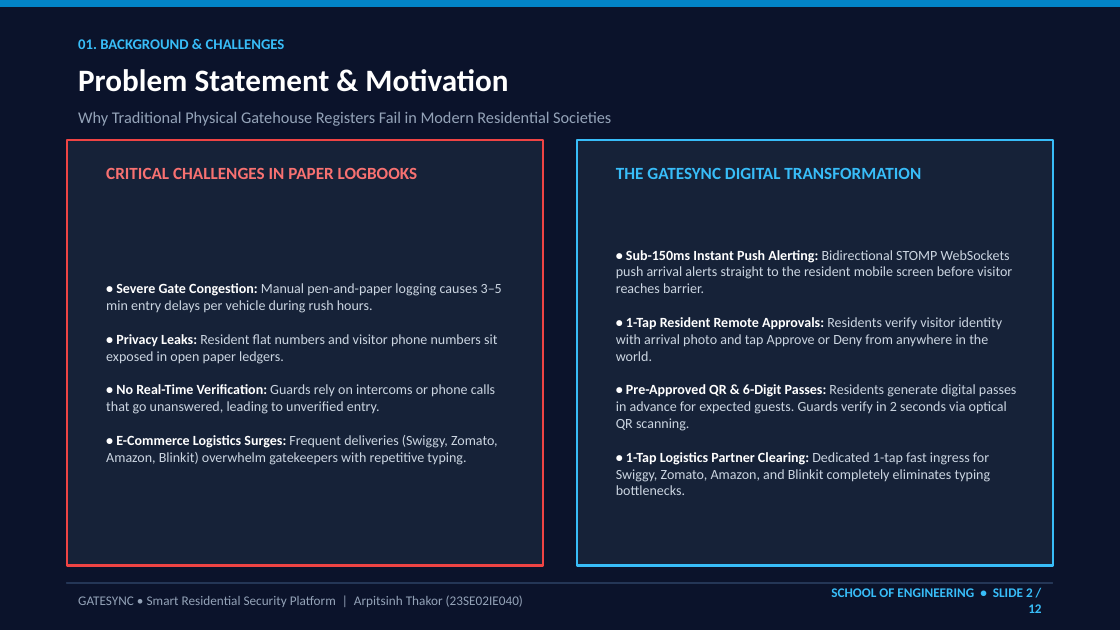
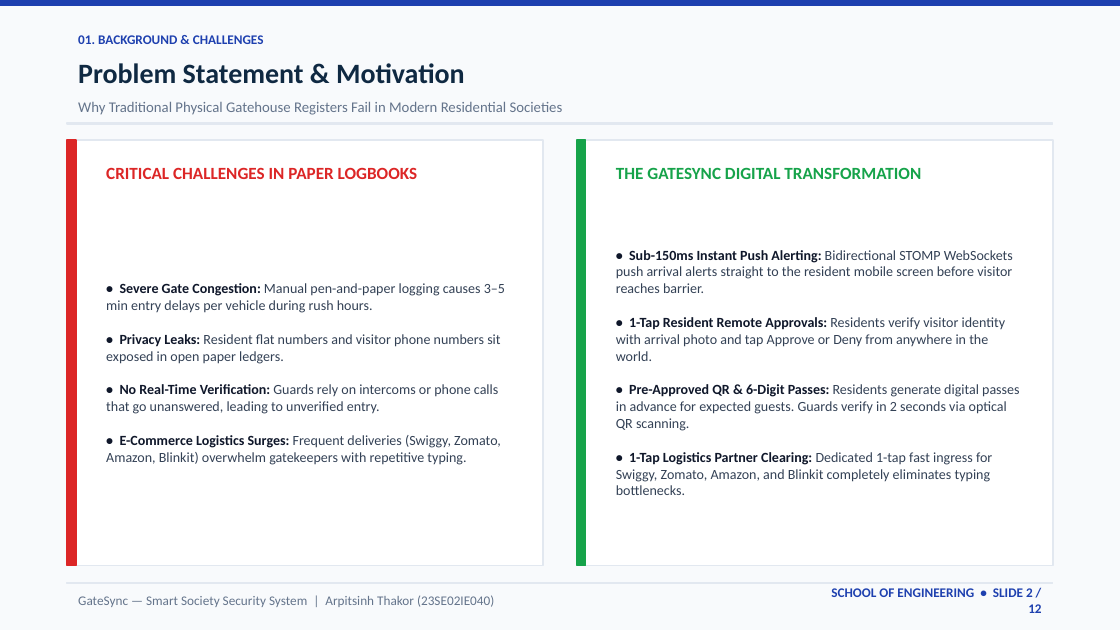
Before and after one commit to arpitthakor28/sms1, a slide deck: slide 2 of GateSync_Project_Presentation.pptx. Drawn at 1120x630 pixels with LibreOffice and Linux fonts; fonts in the diff are those of the drawing. Boxes give left, top, right and bottom in pixels: in the first picture for what was removed or moved away, otherwise in the second. Text is boxed around its words. In the diff, an @@ line names an element or a change of style, - is before the commit and + after.

Commit message:
Deliver White Background Presentation with full technical context, School of Engineering, Final Year Project, AY 2026-2027

```diff
--- a/GateSync_Project_Presentation.pptx
+++ b/GateSync_Project_Presentation.pptx
@@ background #0B132B to #F8FAFC @@
@@ rectangle at <box>0,0,1120,6</box>: fill #0284C7 to #1E40AF; outline #0284C7 1 pt to #1E40AF 1 pt @@
@@ text "01. BACKGROUND & CHALLENGES" at <box>78,35,264,44</box>: size 9.5 to 8.5 pt, text colour #38BDF8 to #1E40AF @@
@@ text "Problem Statement & Motivation" at <box>78,63,465,84</box>: size 20 to 18 pt, text colour #FFFFFF to #0F2942 @@
@@ text "Why Traditional Physical Gatehouse Registers ...": place and size @@
-text "Why Traditional Physical Gatehouse Registers ..." at <box>78,111,611,126</box>
+text "Why Traditional Physical Gatehouse Registers ..." at <box>78,102,563,115</box>
@@ text "Why Traditional Physical Gatehouse Registers ..." at <box>78,102,563,115</box>: size 10.5 to 9.5 pt, text colour #94A3B8 to #64748B @@
@@ rectangle at <box>67,140,543,566</box>: fill #162238 to #FFFFFF; outline #EF4444 1.5 pt to #E2E8F0 1 pt @@
@@ rectangle added at <box>67,123,1053,124</box>, fill #E2E8F0, outline #E2E8F0 1 pt @@
@@ rectangle added at <box>67,140,76,566</box>, fill #DC2626, outline #DC2626 1 pt @@
@@ rectangle at <box>577,140,1053,566</box>: fill #162238 to #FFFFFF; outline #38BDF8 1.5 pt to #E2E8F0 1 pt @@
@@ rectangle added at <box>577,140,586,566</box>, fill #16A34A, outline #16A34A 1 pt @@
@@ text "CRITICAL CHALLENGES IN PAPER LOGBOOKS" at <box>106,167,418,179</box>: text colour #F87171 to #DC2626 @@
@@ text "THE GATESYNC DIGITAL TRANSFORMATION" at <box>616,167,921,179</box>: text colour #38BDF8 to #16A34A @@
@@ text "• Severe Gate Congestion: Manual ..." at <box>106,283,505,465</box>: text colour #FFFFFF to #0F172A in "• Severe Gate Congestion: • Privacy Leaks: ..."; text colour #CBD5E1 to #334155 in "Manual pen-and-paper logging causes 3–5 min entry ..." @@
@@ text "• Sub-150ms Instant Push Alerting: ..." at <box>616,250,1019,495</box>: text colour #FFFFFF to #0F172A in "• Sub-150ms Instant Push Alerting: • 1-Tap ..."; text colour #CBD5E1 to #334155 in "Bidirectional STOMP WebSockets push arrival alerts straight ..." @@
@@ rectangle at <box>67,582,1053,584</box>: fill #243656 to #E2E8F0; outline #243656 1 pt to #E2E8F0 1 pt @@
@@ text at <box>78,595,494,607</box>: text changed; text colour #94A3B8 to #64748B @@
-GATESYNC • Smart Residential Security Platform | Arpitsinh Thakor (23SE02IE040)
+GateSync — Smart Society Security System | Arpitsinh Thakor (23SE02IE040)
@@ text "SCHOOL OF ENGINEERING • SLIDE ..." at <box>831,588,1041,613</box>: text colour #38BDF8 to #1E40AF @@
```
Also in this commit, not shown: 11 other slides changed, 7 other files.
